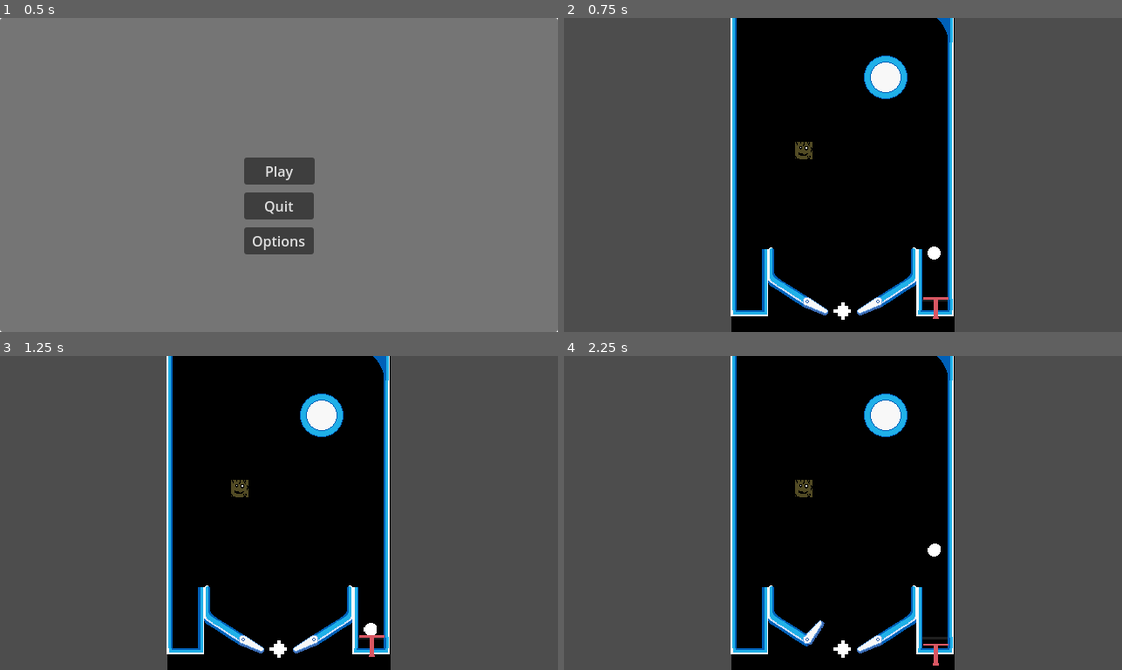
Above: before the commit, frames 1-4 (two rows, left to right).
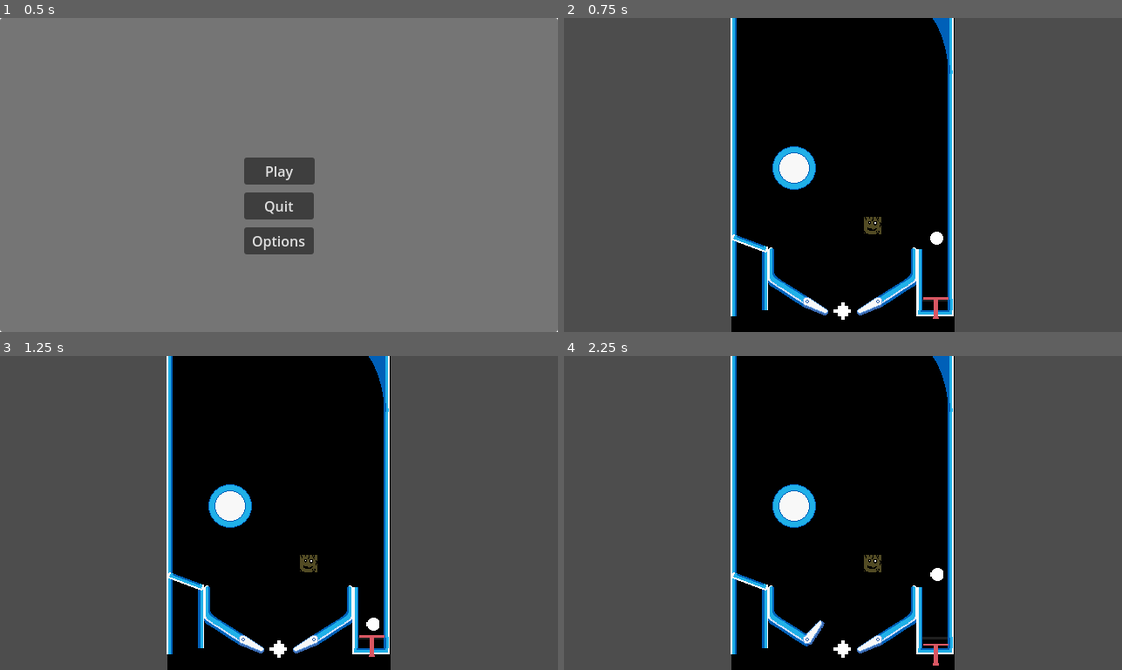
Above: after the commit, the same moments.

Repository: FrancescoDefulgentiis/P.A.L.L.E.
Game: Godot game, scene res://scenes/mainMenu.tscn
The game is run twice, just before and just after one commit, with the same random seed, the same clock (stepped at 60 frames per second) and the same inputs.
Inputs:
- Up to frame 1 (0.5 s): no input
- Up to frame 2 (0.75 s): click "Play" at 0.5 s
- Up to frame 3 (1.25 s): no input
- Up to frame 4 (2.25 s): hold D (flip_right) 1.28-2.03 s; hold Space (O-spacebar) 1.28-2.03 s; tap Enter at 2 s; hold Left (flip_left) from 2.03 s (still down); tap Space (O-spacebar) at 2.1 s

Frame 1 is identical in both runs. In frame 2, 2.4% of the frame differs, in the area x 30-70%, y 0-95%; in frame 3, 2.3%; in frame 4, 2.4%.

Commit message:
some shit happened, not a real commit

Diff:
--- a/p.a.l.l.e/p.a.l.l.e/scenes/PinballTable.tscn
+++ b/p.a.l.l.e/p.a.l.l.e/scenes/PinballTable.tscn
@@ -37,16 +37,16 @@
 shape = SubResource("SegmentShape2D_0manr")
 
 [node name="BallSpawnPoint" type="Node2D" parent="."]
-position = Vector2(425, 257)
+position = Vector2(428, 240)
 
 [node name="Mob001SpawnPoint" type="Node2D" parent="."]
-position = Vector2(275, 152)
+position = Vector2(354, 238)
 
 [node name="Node2D" type="Node2D" parent="."]
-position = Vector2(361, 285)
+position = Vector2(402, -12)
 
 [node name="BumperSpawnPoint" type="Node2D" parent="."]
-position = Vector2(369, 68)
+position = Vector2(264, 172)
 
 [node name="PlungerSpawnPoint" type="Node2D" parent="."]
 position = Vector2(426.5, 333)
--- a/p.a.l.l.e/p.a.l.l.e/scenes/flipper.tscn
+++ b/p.a.l.l.e/p.a.l.l.e/scenes/flipper.tscn
@@ -49,11 +49,12 @@
 position = Vector2(95, 55)
 texture = ExtResource("1_otgx2")
 
-[node name="CollisionPolygon2D" type="CollisionPolygon2D" parent="."]
-visible = false
-polygon = PackedVector2Array(-72, -106, -126, -105, -145, -86, -146, 4, -112, 25, 88, 105, 125, 106, 146, 85, 146, 45, 125, 25, -25, -75)
-
 [node name="AnimationPlayer" type="AnimationPlayer" parent="."]
 libraries = {
 &"": SubResource("AnimationLibrary_kstob")
 }
+
+[node name="CollisionPolygon2D" type="CollisionPolygon2D" parent="."]
+visible = false
+position = Vector2(95, 55)
+polygon = PackedVector2Array(-126, -105, -145, -86, -145, 4, -135, 15, 84, 105, 125, 105, 145, 85, 145, 45, 125, 25, -64, -105)
--- a/p.a.l.l.e/p.a.l.l.e/scenes/walls.tscn
+++ b/p.a.l.l.e/p.a.l.l.e/scenes/walls.tscn
@@ -166,7 +166,8 @@
 shape = SubResource("RectangleShape2D_06jl2")
 
 [node name="RightLowerHoleWall2" type="StaticBody2D" parent="."]
-position = Vector2(-106.5, 168.5)
+position = Vector2(-106.5, 88.5)
+rotation = 0.359538
 scale = Vector2(-1, 1)
 collision_layer = 4
 
@@ -179,7 +180,7 @@
 shape = SubResource("RectangleShape2D_rhr6q")
 
 [node name="CurvedWalls" type="StaticBody2D" parent="."]
-position = Vector2(105, -165)
+position = Vector2(108, -147)
 collision_layer = 4
 
 [node name="CurvedWalls" type="Sprite2D" parent="CurvedWalls"]
@@ -189,4 +190,4 @@
 [node name="CollisionPolygon2D" type="CollisionPolygon2D" parent="CurvedWalls"]
 visible = false
 scale = Vector2(0.1, 0.1)
-polygon = PackedVector2Array(-230, -230, -230, -161.7, -110.9, -139, -108.5, -139, 1.39999, -78, 100.4, 31.6, 149.7, 141.9, 161.2, 230, 230, 230, 230, -230)
+polygon = PackedVector2Array(-200, -410, -200, -340, -170, -330, -130, -310, -70, -250, -40, -210, 10, -130, 30, -80, 60, -10, 80, 60, 100, 130, 120, 250, 130, 410, 200, 410, 200, -410)
--- a/p.a.l.l.e/p.a.l.l.e/scripts/plunger.gd
+++ b/p.a.l.l.e/p.a.l.l.e/scripts/plunger.gd
@@ -4,7 +4,7 @@
 
 # physical parameters
 var max_pullback: float = 1.0
-var spring_constant: float = 500000.0
+var spring_constant: float = 250000.0
 
 var pull_progress: float = 0.0
 
@@ -31,3 +31,4 @@
 
 		# PUSH UP instead of right:
 		rigid_ball.apply_impulse(Vector2.UP * impulse, Vector2.ZERO)
+		pull_progress=0
Binary file changed: p.a.l.l.e/p.a.l.l.e/Sprites/curvedWalls.png
